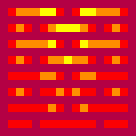
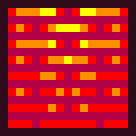
Layers edited between the first and the second 136×136 image:
added layer "Layer 3" (80%) above "Gradient Map 2" over [0, 0, 136, 136]
